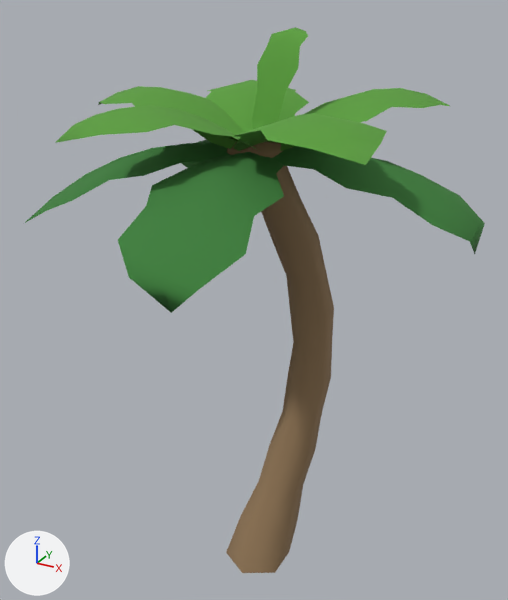
A saved change to the glTF model trees/tree-palm-a.glb.
Both versions are drawn from a 50 mm camera at (0.902, -1.668, 1.789) aimed at (-0.031, 0.029, 0.941). The lights are fixed; the arrows at lower left show +X, +Y and +Z. The picture after the commit comes second. Vertices at exactly the same position are counted once.

The older version as bpy lines, for what is in view:
```python
mat_leafspalm = principled_material('leafsPalm')
mat_leafspalm.base_color = (0.101, 0.339, 0.0415)  # green #599d39
mat_leafspalm.roughness = 0.92
mat_woodbarkpalm = principled_material('woodBarkPalm')
mat_woodbarkpalm.base_color = (0.28, 0.18, 0.0915)  # brown #907655
mat_woodbarkpalm.roughness = 0.92
me_tree_palm_a = bpy.data.meshes.new('tree-palm-a')
me_tree_palm_a.from_pydata(...)  # 347 vertices, 504 faces; spans x -0.59..0.59, y -0.63..0.63, z 0.0..1.7
# faces by material slot: [218, 156, 130]
me_tree_palm_a.materials.append(mat_woodbarkpalm)  # brown #907655
me_tree_palm_a.materials.append(mat_leafspalm)  # green #599d39
me_tree_palm_a.materials.append(mat_leafspalmdark)  # green #397e37
ob_tree_palm_a = bpy.data.objects.new('tree-palm-a', me_tree_palm_a)
ob_tree_palm_a.location = (0.0, 0.0, 0.0)
```
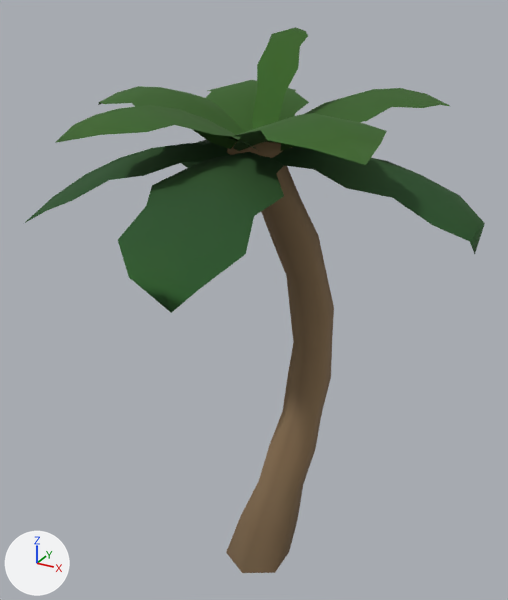
What differs and where, as boxes [x1, y1, x2, y2] in the pictures (508 x 600 px):
'tree-palm-a', recoloured (darker): [25, 27, 485, 573] in both
part 1 of me_tree_palm_a, recoloured: [25, 139, 485, 309] in both

What changed in the scene script:
```text
Change mat_woodbarkpalm:
    where n0 = _N.new('ShaderNodeBsdfPrincipled'); n0.name = 'Principled BSDF'
    remove n0.inputs[0].default_value = (0.28, 0.18, 0.0915, 1.0)  # 'Base Color', brown #907655
    add n2 = _N.new('ShaderNodeVertexColor'); n2.name = 'Color Attribute'
    add _L.new(n2.outputs[0], n0.inputs[0])  # 'Color' to 'Base Color'
Change mat_leafspalm:
    where n0 = _N.new('ShaderNodeBsdfPrincipled'); n0.name = 'Principled BSDF'
    remove n0.inputs[0].default_value = (0.101, 0.339, 0.0415, 1.0)  # 'Base Color', green #599d39
    add n2 = _N.new('ShaderNodeVertexColor'); n2.name = 'Color Attribute'
    add _L.new(n2.outputs[0], n0.inputs[0])  # 'Color' to 'Base Color'
Change me_tree_palm_a:
    where me_tree_palm_a.from_pydata(...)  # 347 vertices, 504 faces; spans x -0.59..0.59, y -0.63..0.63, z 0.0..1.7
    used by ob_tree_palm_a; location = (0.0, 0.0, 0.0)
    me_tree_palm_a part 1: all 130 faces that had it switch from mat_leafspalmdark (green #397e37) to mat_leafspalm
    me_tree_palm_a part 2: vertex colours changed
```
